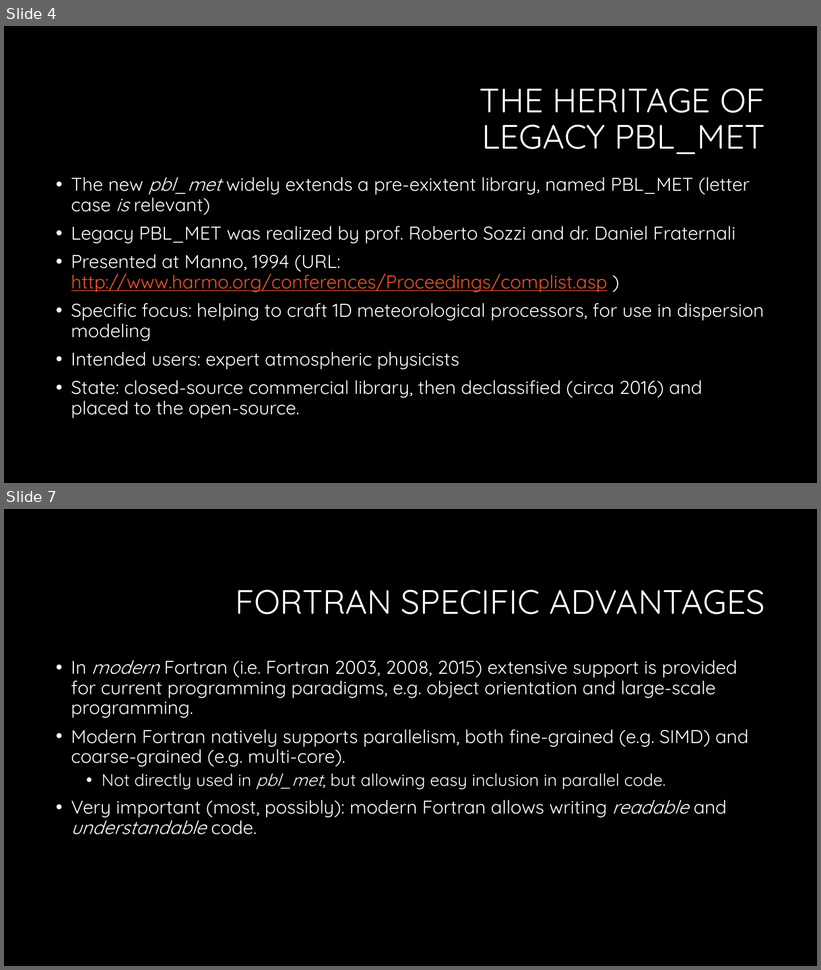
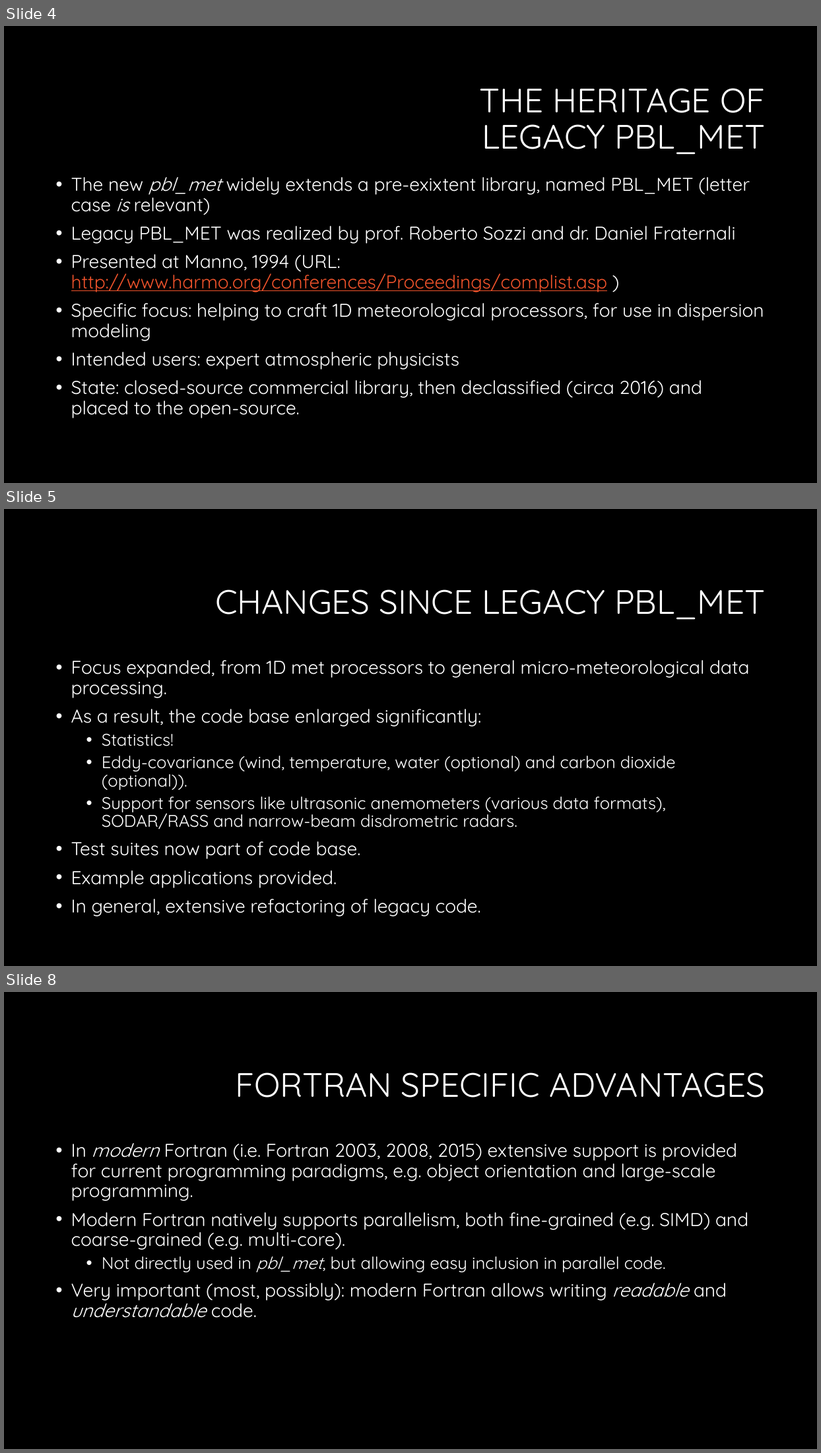
Before and after one commit to serv-terr/pbl_met, a slide deck: doc/pbl_met description.pptx. Shown one above the other, each under a label of ours: slides 4 and 7 before the commit, slides 4, 5 and 8 after it; the slides between them are not shown. The pictures are 821x970 and 821x1453 pixels, drawn with LibreOffice and Linux fonts; fonts in the diff are those of the drawing; background and template pictures are left out. Boxes give left, top, right and bottom in pixels: in the first picture for what was removed or moved away, otherwise in the second. Text is boxed around its words. In the diff, an @@ line names an element or a change of style, - is before the commit and + after.

```diff
--- a/doc/pbl_met description.pptx
+++ b/doc/pbl_met description.pptx
@@ slide 5 added at (x1=4, y1=509, x2=817, y2=966), background #000000 @@
@@ title added at (x1=215, y1=590, x2=765, y2=620), 40 pt, text #FFFFFF @@
+CHANGES SINCE LEGACY PBL_MET
@@ text added at (x1=71, y1=660, x2=749, y2=917), 22 pt, text #FFFFFF @@
+• Focus expanded, from 1D met processors to general micro-meteorological data processing.
+• As a result, the code base enlarged significantly:
+  • Statistics!
+  • Eddy-covariance (wind, temperature, water (optional) and carbon dioxide (optional)).
+  • Support for sensors like ultrasonic anemometers (various data formats), SODAR/RASS and narrow-beam disdrometric radars.
+• Test suites now part of code base.
+• Example applications provided.
+• In general, extensive refactoring of legacy code.
@@ what was slide 7 is now slide 8 @@
```
Also in this commit, not shown: 3 slides changed.
